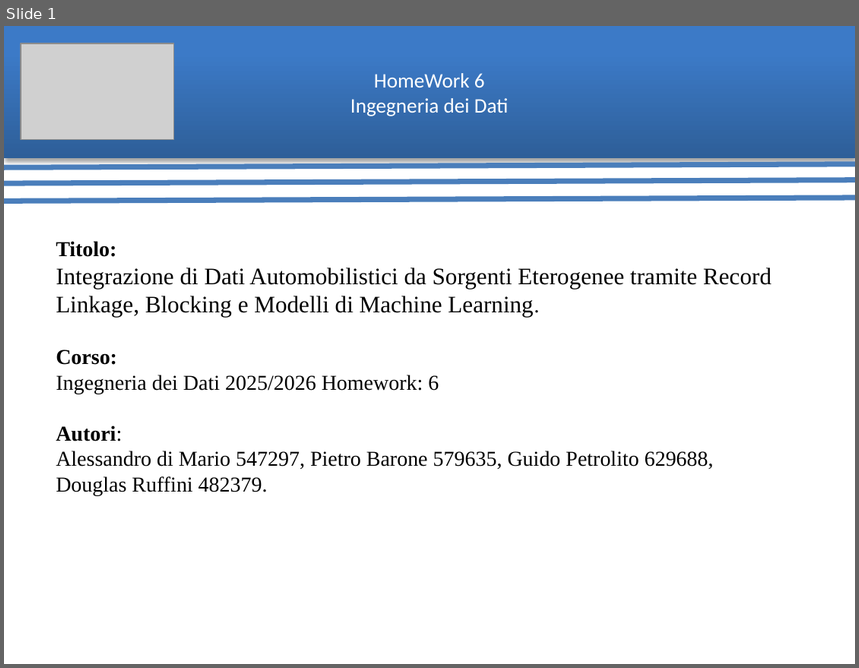
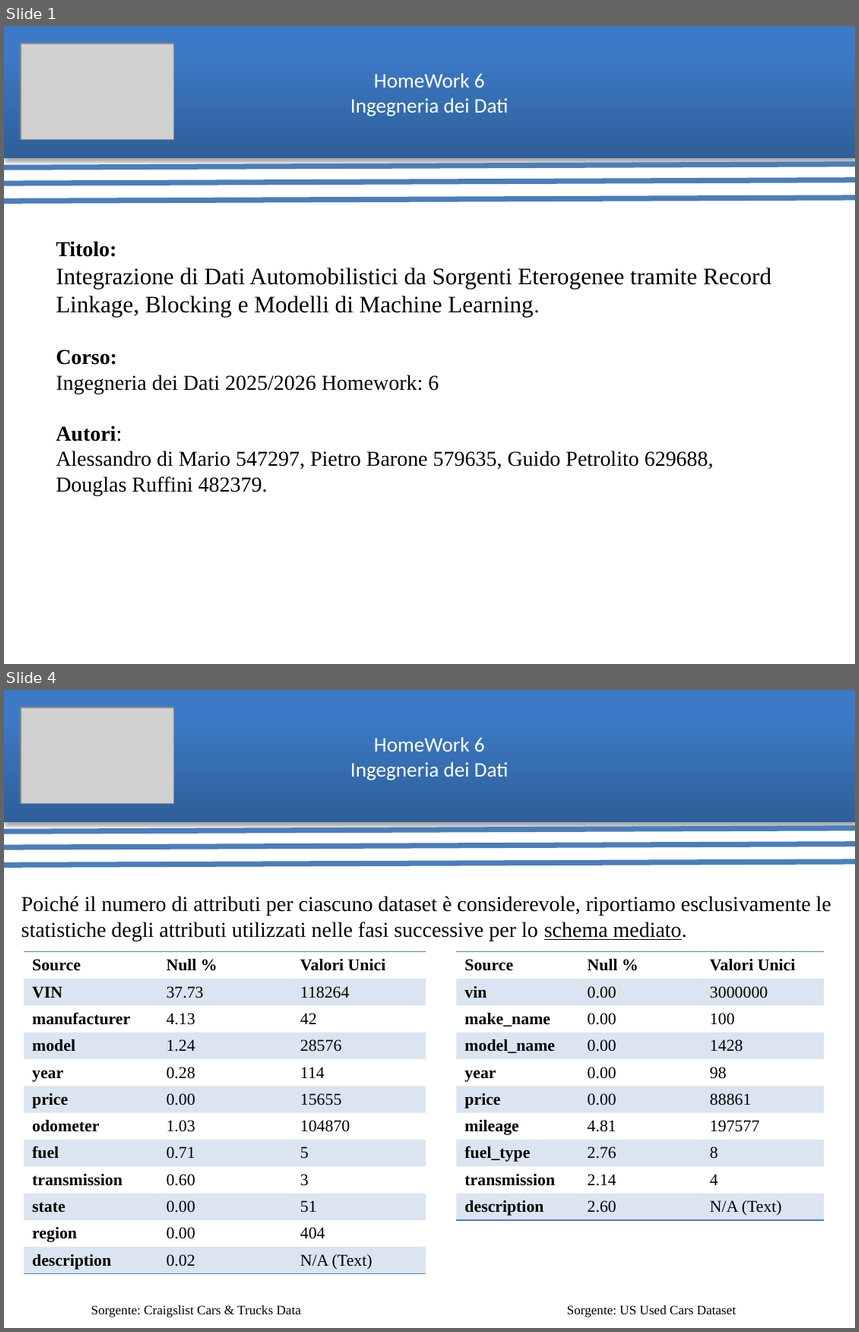
Before and after one commit to ArthexTheKing/Ingegneria-dei-Dati, a slide deck: Homework 6/pdf/Presentazione HomeWork 6.pptx. Shown one above the other, each under a label of ours: slide 1 before the commit, slides 1 and 4 after it; the slides between them are not shown. The pictures are 859x668 and 859x1332 pixels, drawn with LibreOffice and Linux fonts; fonts in the diff are those of the drawing; grey boxes stand for pictures. Boxes give left, top, right and bottom in pixels: in the first picture for what was removed or moved away, otherwise in the second. Text is boxed around its words. In the diff, an @@ line names an element or a change of style, - is before the commit and + after.

```diff
--- a/Homework 6/pdf/Presentazione HomeWork 6.pptx
+++ b/Homework 6/pdf/Presentazione HomeWork 6.pptx
@@ slide 4 added at <box>4,690,855,1328</box>, background #FFFFFF @@
@@ rectangle added at <box>4,690,855,822</box>, fill gradient #2F5F99 to #3D7CC7 to #3A7CCB, 17.6 pt, text #FFFFFF @@
+HomeWork 6
+Ingegneria dei Dati
@@ picture added at <box>21,708,174,804</box> @@
@@ line added from (4, 831) to (855, 828), #4B7EBC 4.5 pt @@
@@ line added from (4, 847) to (855, 844), #4B7EBC 4.5 pt @@
@@ line added from (4, 866) to (855, 862), #4B7EBC 4.5 pt @@
@@ text added at <box>21,896,832,942</box>, 18 pt, text #000000 @@
+Poiché il numero di attributi per ciascuno dataset è considerevole, riportiamo esclusivamente le statistiche degli attributi utilizzati nelle fasi successive per lo schema mediato.
@@ table added at <box>24,952,424,1293</box>, 12 rows, 3 columns @@
+Source | Null % | Valori Unici
+VIN | 37.73 | 118264
+manufacturer | 4.13 | 42
+model | 1.24 | 28576
+year | 0.28 | 114
+price | 0.00 | 15655
+odometer | 1.03 | 104870
+fuel | 0.71 | 5
+transmission | 0.60 | 3
+state | 0.00 | 51
+region | 0.00 | 404
+description | 0.02 | N/A (Text)
@@ table added at <box>456,952,824,1236</box>, 10 rows, 3 columns @@
+Source | Null % | Valori Unici
+vin | 0.00 | 3000000
+make_name | 0.00 | 100
+model_name | 0.00 | 1428
+year | 0.00 | 98
+price | 0.00 | 88861
+mileage | 4.81 | 197577
+fuel_type | 2.76 | 8
+transmission | 2.14 | 4
+description | 2.60 | N/A (Text)
@@ text added at <box>91,1306,301,1318</box>, 11 pt, text #000000 @@
+Sorgente: Craigslist Cars & Trucks Data
@@ text added at <box>567,1306,736,1318</box>, 11 pt, text #000000 @@
+Sorgente: US Used Cars Dataset
```
Also in this commit, not shown: 10 slides changed, 3 other slides added, 3 slides removed, 1 other file.
